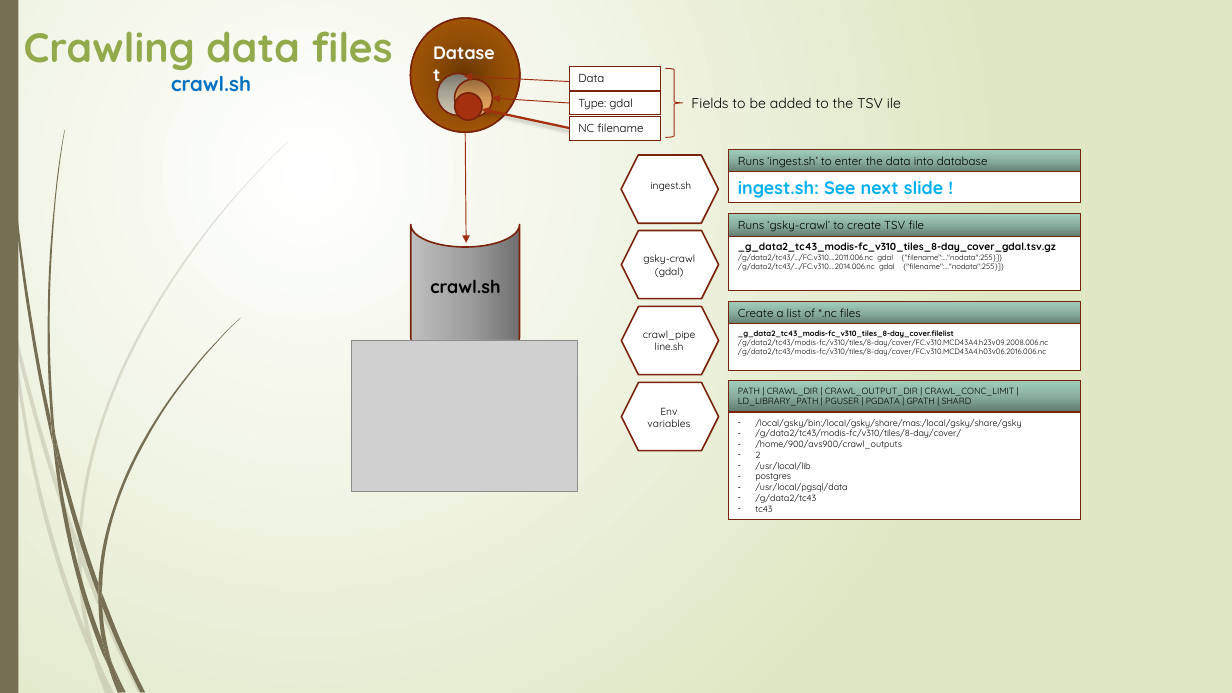
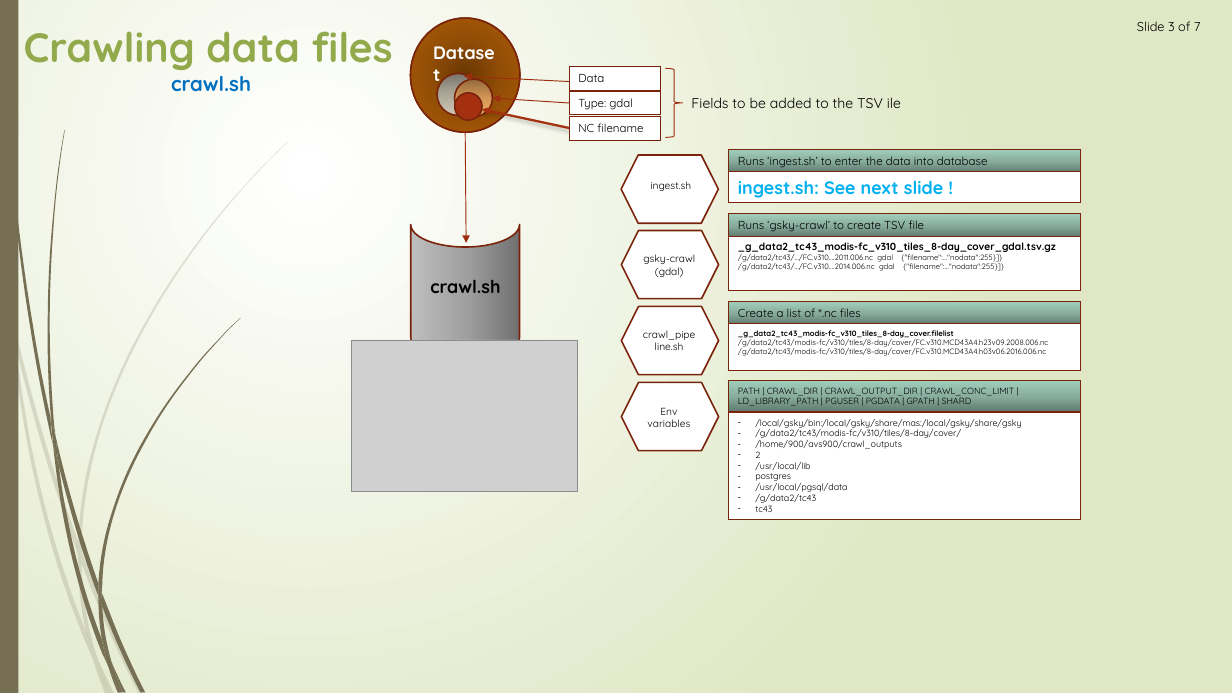
Before and after one commit to nci/gsky, a slide deck: slide 3 of crawl/GSKY_Crawl_MAS.pptx (slide 2 before the commit). Drawn at 1232x693 pixels with LibreOffice and Linux fonts; fonts in the diff are those of the drawing; grey boxes stand for pictures; background and template pictures are left out. Boxes give left, top, right and bottom in pixels: in the first picture for what was removed or moved away, otherwise in the second. Text is boxed around its words. In the diff, an @@ line names an element or a change of style, - is before the commit and + after.

```diff
--- a/crawl/GSKY_Crawl_MAS.pptx
+++ b/crawl/GSKY_Crawl_MAS.pptx
@@ text added at <box>1137,21,1201,31</box>, 10 pt, text #000000 @@
+Slide 3 of 7
```
Also in this commit, not shown: 5 other slides changed, 1 slide added, 1 other file.
